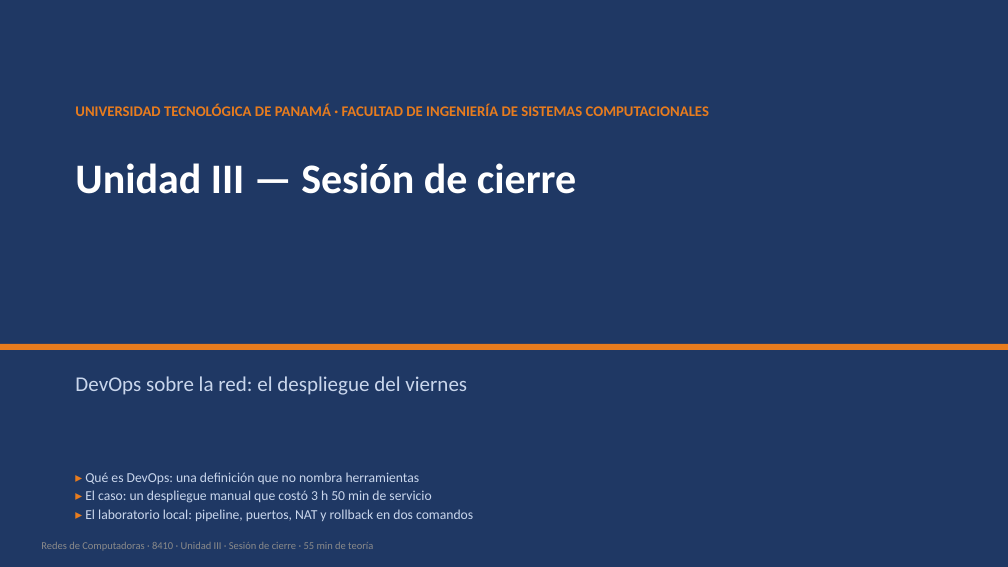
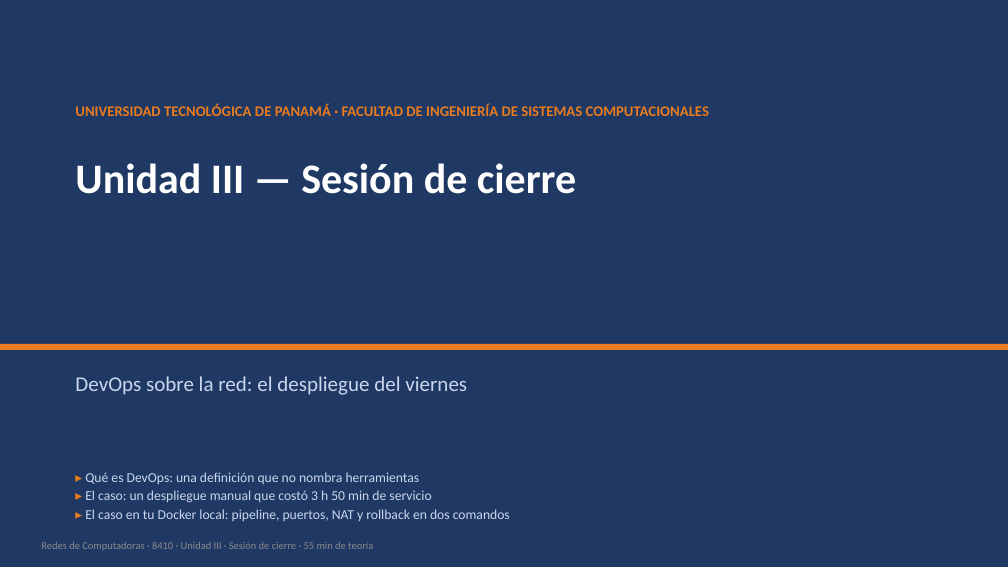
Before and after one commit to isacioutp/redes-de-computadoras-utp, a slide deck: slide 1 of Teoria-DevOps-Despliegue.pptx. Drawn at 1008x567 pixels with LibreOffice and Linux fonts; fonts in the diff are those of the drawing. Boxes give left, top, right and bottom in pixels: in the first picture for what was removed or moved away, otherwise in the second. Text is boxed around its words. In the diff, an @@ line names an element or a change of style, - is before the commit and + after.

```diff
--- a/Teoria-DevOps-Despliegue.pptx
+++ b/Teoria-DevOps-Despliegue.pptx
@@ text at (x1=85, y1=509, x2=510, y2=521): text changed @@
-▸ El laboratorio local: pipeline, puertos, NAT y rollback en dos comandos
+▸ El caso en tu Docker local: pipeline, puertos, NAT y rollback en dos comandos
```
Also in this commit, not shown: 3 other slides changed, 6 other files.
